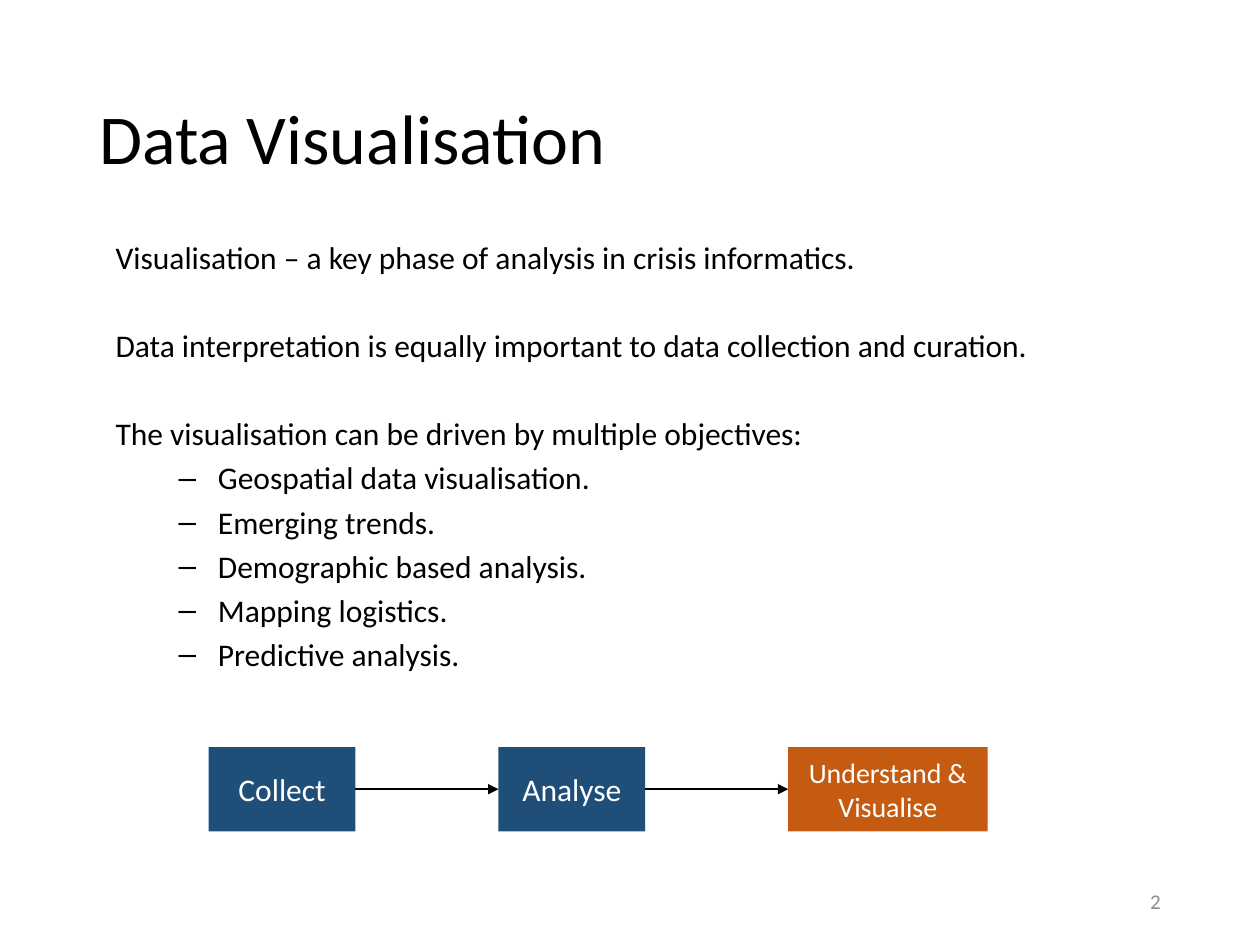
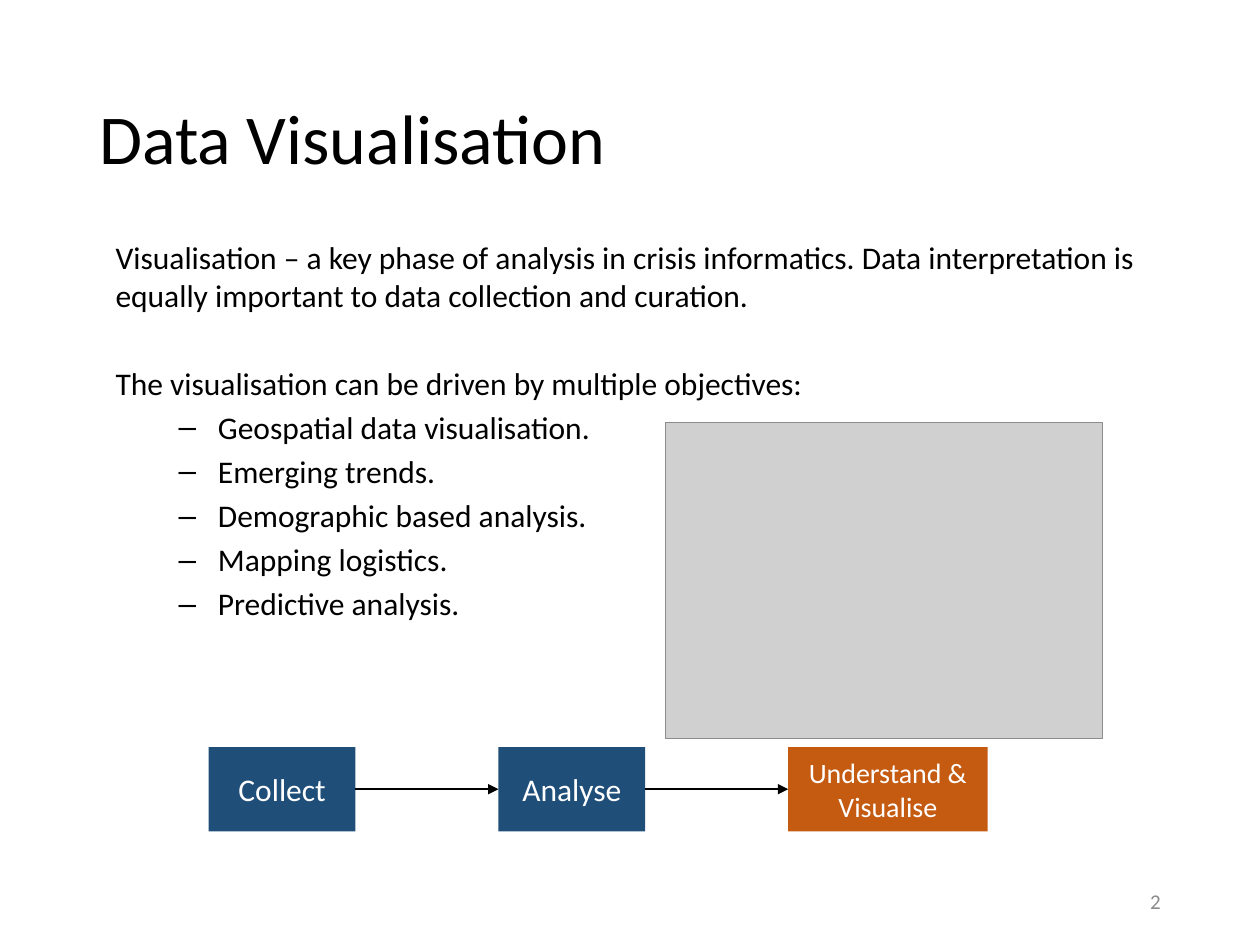
Before and after one commit to evhart/smasac-tutorial, a slide deck: slide 2 of slides/pptx/6-visualisation.pptx. Drawn at 1260x945 pixels with LibreOffice and Linux fonts; fonts in the diff are those of the drawing; grey boxes stand for pictures. Boxes give left, top, right and bottom in pixels: in the first picture for what was removed or moved away, otherwise in the second. Text is boxed around its words. In the diff, an @@ line names an element or a change of style, - is before the commit and + after.

Commit message:
Updating 6- Visualisation slides

```diff
--- a/slides/pptx/6-visualisation.pptx
+++ b/slides/pptx/6-visualisation.pptx
@@ text at <box>116,247,1134,312</box>: text changed @@
-Visualisation – a key phase of analysis in crisis informatics.
-Data interpretation is equally important to data collection and curation.
+Visualisation – a key phase of analysis in crisis informatics. Data interpretation is equally important to data collection and curation.
@@ picture added at <box>665,422,1102,738</box> @@
```
Also in this commit, not shown: 1 other slide changed, 1 other file.
